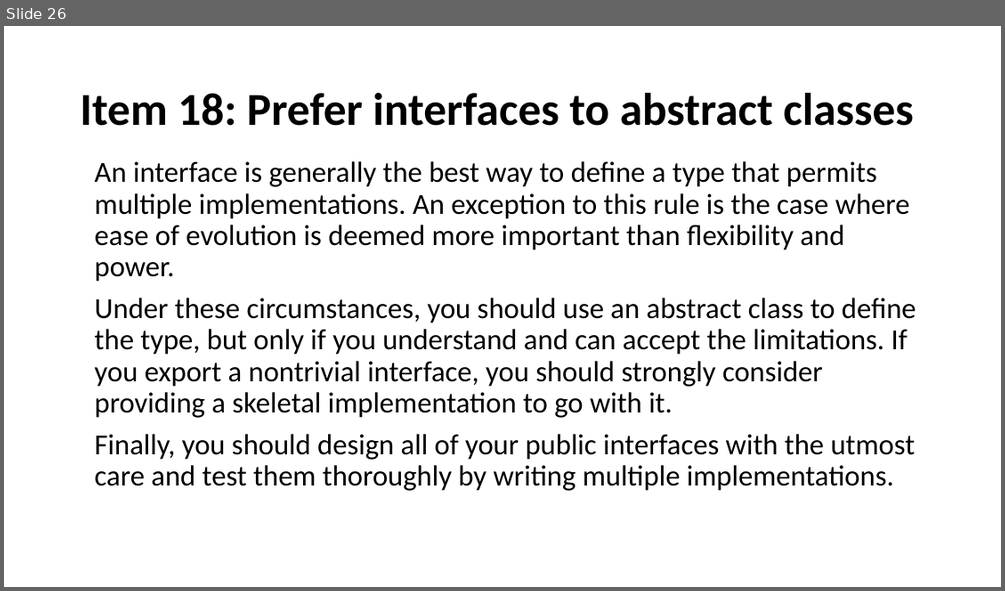
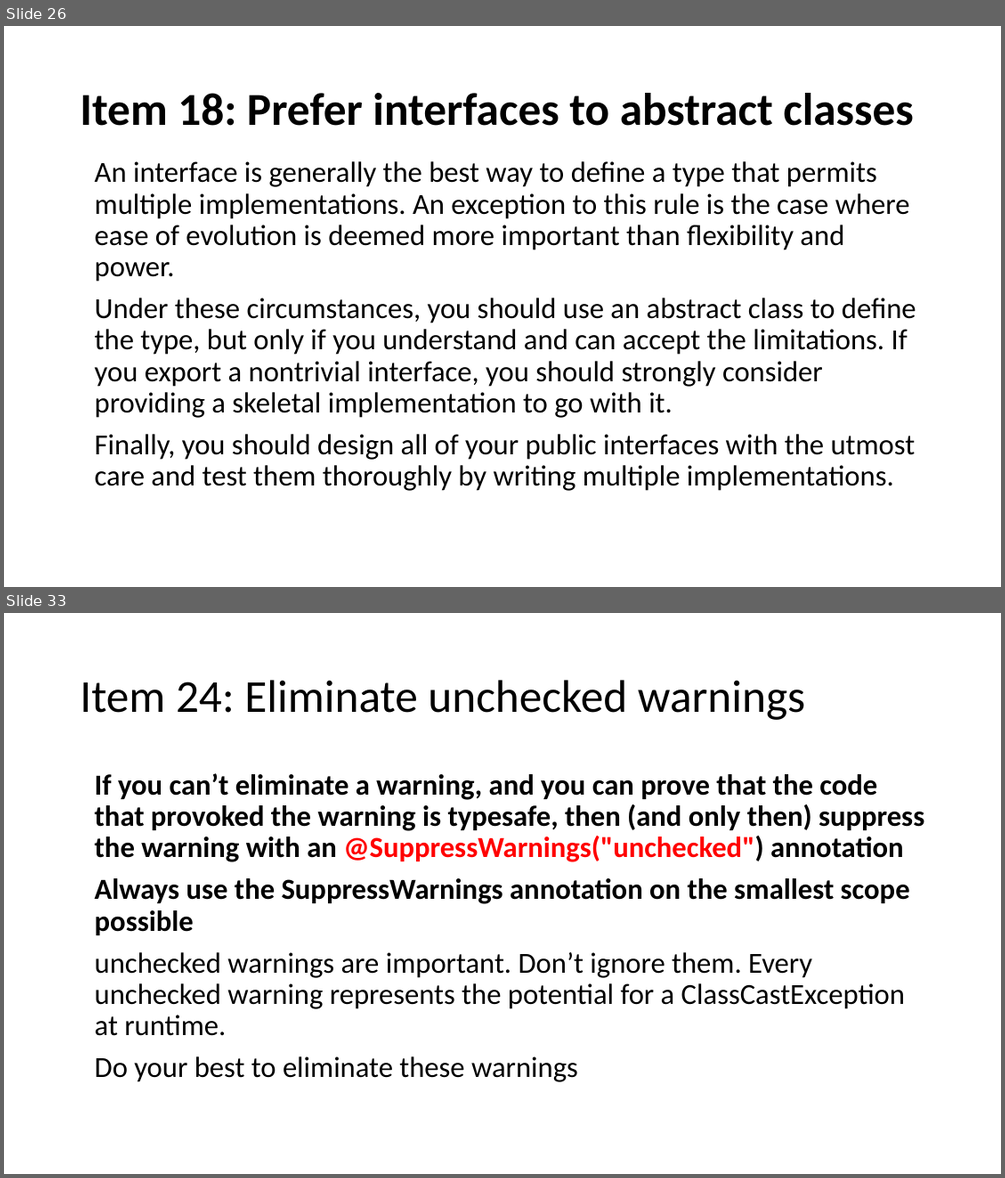
Before and after one commit to javamaster-llc/effective-java-examples-master, a slide deck: Study of Effective Java™.pptx. Shown one above the other, each under a label of ours: slide 26 before the commit, slides 26 and 33 after it; the slides between them are not shown. The pictures are 1005x591 and 1005x1178 pixels, drawn with LibreOffice and Linux fonts; fonts in the diff are those of the drawing. Boxes give left, top, right and bottom in pixels: in the first picture for what was removed or moved away, otherwise in the second. Text is boxed around its words. In the diff, an @@ line names an element or a change of style, - is before the commit and + after.

```diff
--- a/Study of Effective Java™.pptx
+++ b/Study of Effective Java™.pptx
@@ slide 33 added at <box>4,613,1001,1174</box>, background #FFFFFF @@
@@ title added at <box>80,680,805,720</box>, 44 pt, text #000000 @@
+Item 24: Eliminate unchecked warnings
@@ text added at <box>95,773,924,1082</box>, 28 pt, text #000000, bold @@
+If you can’t eliminate a warning, and you can prove that the code that provoked the warning is typesafe, then (and only then) suppress the warning with an @SuppressWarnings("unchecked") annotation
+Always use the SuppressWarnings annotation on the smallest scope possible
+unchecked warnings are important. Don’t ignore them. Every unchecked warning represents the potential for a ClassCastException at runtime.
+Do your best to eliminate these warnings
```
Also in this commit, not shown: 2 slides changed, 24 other slides added.
